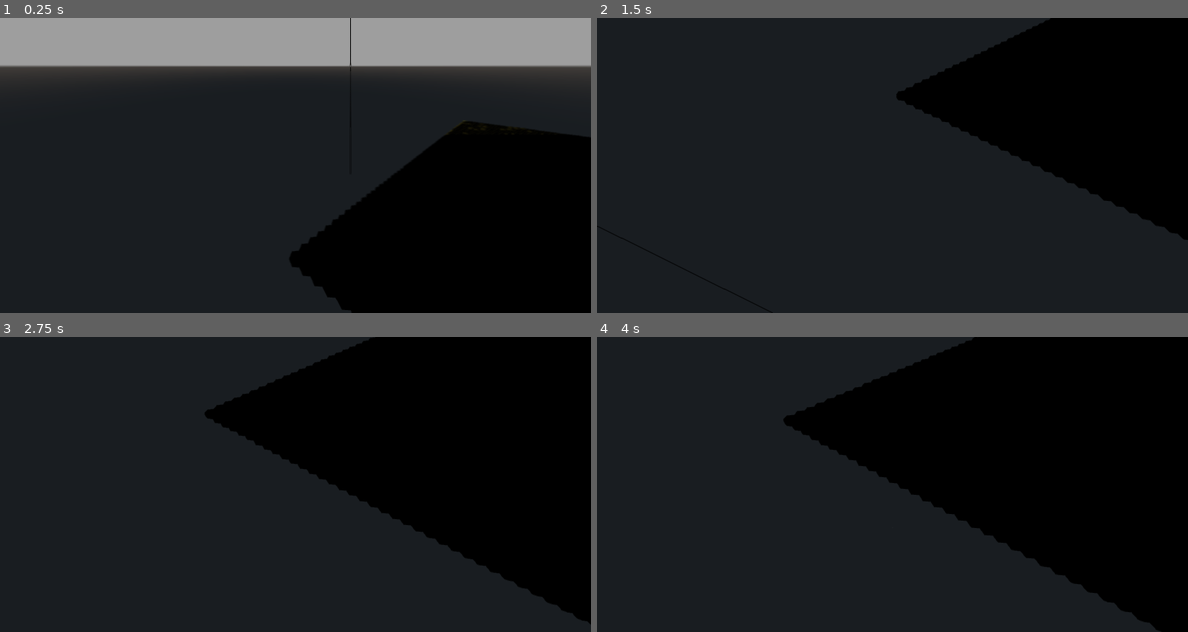
Above: before the commit, frames 1-4 (two rows, left to right).
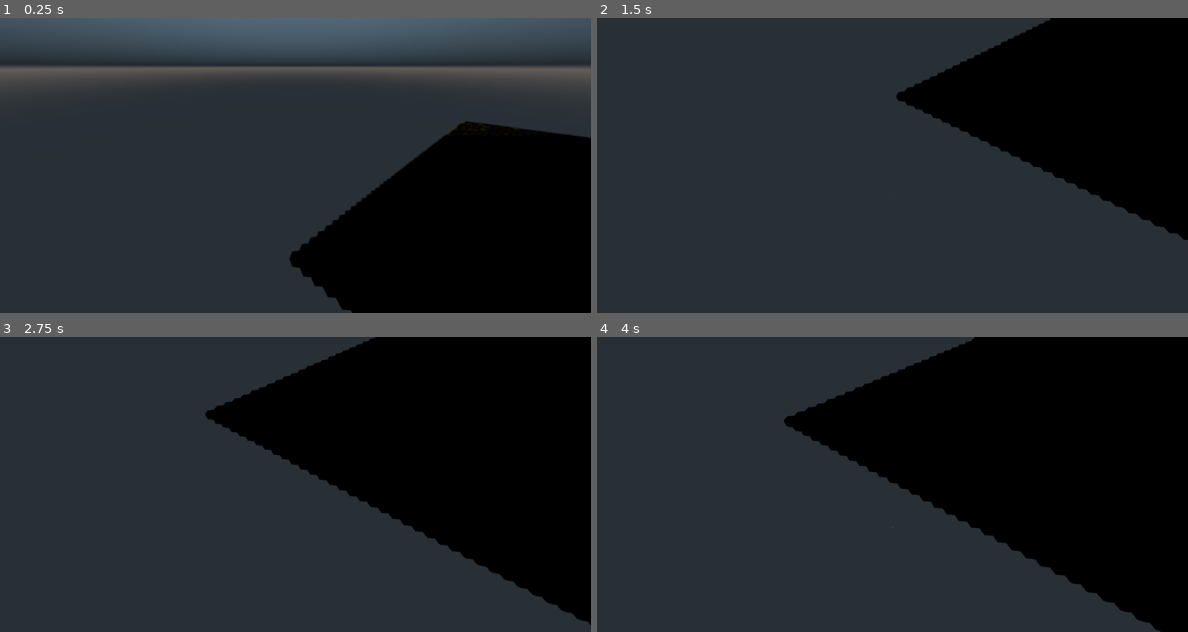
Above: after the commit, the same moments.

Repository: cloudziq/CIVI
Game: Godot game, scene res://data/class/MAP.tscn
Two runs of this game, one before a commit and one after it. Both use one fixed random seed, a clock stepped at 60 frames per second and the inputs below.
Inputs (mouse positions are in pixels of both pictures, inside the frame that each line leads up to):
- Up to frame 1 (0.25 s): no input
- Up to frame 2 (1.5 s): move the mouse to (1022, 150) at 0.52 s; hold S (move_D) 0.53-1.28 s; click (1022, 150) at 0.67 s; move the mouse to (774, 180) at 1.27 s; tap A (move_L) at 1.35 s; click (774, 180) at 1.42 s
- Up to frame 3 (2.75 s): tap Enter at 2 s; move the mouse to (354, 419) at 2.02 s; hold D (move_R) from 2.03 s (still down); click (354, 419) at 2.17 s
- Up to frame 4 (4 s): move the mouse to (862, 543) at 2.77 s; release D (move_R) at 2.78 s; tap W (move_U) at 2.85 s; click (862, 543) at 2.92 s; tap Space at 3.5 s; move the mouse to (1069, 528) at 3.52 s; hold Mouse wheel up (zoom+) from 3.53 s (still down); click (1069, 528) at 3.67 s

The runs differ from the first frame. In frame 1, 22% of the frame differs, in the area x 0-100%, y 0-100%; in frame 2, 0.3%; in frame 3, 0.1%; in frame 4, 0.2%.

Commit message:
hex highlighting raycast-based system

Diff:
--- a/data/class/Camera.gd
+++ b/data/class/Camera.gd
@@ -1,5 +1,4 @@
 extends Camera
-
 
 var move_speed_add := 0.0
 var zoom_speed     := 0.0
@@ -23,13 +22,18 @@
 var min_sd :=  60
 var max_sd :=  80
 
-
 var hex_radius    = 2.0
 var selected_hex  = null
 
-var immediate_geometry : ImmediateGeometry
+#  cały multimesh:
+var multimesh_instance_1 : MultiMeshInstance
+var multimesh_instance_2 : MultiMeshInstance
 
+# Zmienna na indeks wybranego hexa
+var selected_hex_index    := -1
+var selected_hex_instance :=  1
 
+##  Holders:
 var xx    : float
 
 
@@ -38,9 +42,10 @@
 
 
 func _ready() -> void:
-	immediate_geometry  = ImmediateGeometry.new()
-	add_child(immediate_geometry)
 	cam_mod()
+	multimesh_instance_1 = get_parent().terrain_data[0][1]
+	multimesh_instance_2 = get_parent().terrain_data[1][1]
+
 
 
 
@@ -77,7 +82,79 @@
 	if xx != target_sd:
 		$"%Sun".directional_shadow_max_distance = lerp(xx, target_sd, .6)
 
-	update_selected_hex()
+	# Sprawdzenie hexa pod kursorem
+	var new_hex_index_1 = get_hex_at_mouse(multimesh_instance_1)
+	var new_hex_index_2 = get_hex_at_mouse(multimesh_instance_2)
+
+	# Resetowanie koloru poprzedniego wybranego hexa
+	if selected_hex_index != -1:
+		if selected_hex_instance == 1:
+			multimesh_instance_1.multimesh.set_instance_color(selected_hex_index, Color(1, 1, 1))
+		elif selected_hex_instance == 2:
+			multimesh_instance_2.multimesh.set_instance_color(selected_hex_index, Color(1, 1, 1))
+
+	# Zmiana koloru nowego wybranego hexa
+	if new_hex_index_1 != -1:
+		multimesh_instance_1.multimesh.set_instance_color(new_hex_index_1, Color(.5, 1, .5))
+		selected_hex_instance = 1
+		selected_hex_index = new_hex_index_1
+	elif new_hex_index_2 != -1:
+		multimesh_instance_2.multimesh.set_instance_color(new_hex_index_2, Color(.5, 1, .5))
+		selected_hex_instance = 2
+		selected_hex_index = new_hex_index_2
+
+
+
+func get_hex_at_mouse(multimesh_instance: MultiMeshInstance):
+	var mouse_pos = get_viewport().get_mouse_position()
+	var from = project_ray_origin(mouse_pos)
+	var to = from + project_ray_normal(mouse_pos) * 100  # Promień w przestrzeni 3D
+
+	var hit_position = intersect_ray_with_plane(from, to)
+
+	if hit_position:
+		var hex_coords = world_to_hex(hit_position)
+		return get_hex_instance_index(hex_coords, multimesh_instance)
+
+	return -1
+
+
+# Oblicza pozycję promienia na płaszczyźnie
+func intersect_ray_with_plane(from, to):
+	var plane = Plane(Vector3(0, 1, 0), 0)  # Zakładając, że twoje heksy są na płaskiej powierzchni
+	var hit_position = plane.intersects_segment(from, to)
+
+	if hit_position != null:
+		if plane.has_point(hit_position):
+			return hit_position
+
+	return null
+
+
+
+
+
+func world_to_hex(pos: Vector3) -> Vector2:
+	var q = pos.x / (hex_radius * 3 * .5)  # Uwzględnia szerokość heksa w osi X
+	var r = (pos.z - (q * hex_radius * sqrt(3) * .5)) / (hex_radius * sqrt(3))  # Uwzględnia przesunięcie na osi Z
+
+	# Zaokrąglamy współrzędne q i r
+	var rounded_q = round(q)
+	var rounded_r = round(r)
+
+	return Vector2(rounded_q, rounded_r).rotated(33)
+
+
+
+
+# Funkcja, która zwraca indeks instancji MultiMesh na podstawie pozycji hexa
+func get_hex_instance_index(hex_pos: Vector2, multimesh_instance: MultiMeshInstance) -> int:
+	for i in range(multimesh_instance.multimesh.instance_count):
+		var instance_pos = multimesh_instance.multimesh.get_instance_transform(i).origin
+		var hex_from_instance = world_to_hex(instance_pos)
+		if hex_from_instance == hex_pos:
+			return i
+	return -1
 
 
 
@@ -110,7 +187,6 @@
 
 
 
-
 func cam_mod(move := 0.0) -> void:
 	var ratio      := (global_transform.origin.y - min_h) / (max_h - min_h)
 	zoom_speed      = clamp(zoom_speed + move, -def_zoom_speed, def_zoom_speed)
@@ -120,69 +196,3 @@
 	target_fov   = lerp(min_f,  max_f,  ratio)
 	target_dof   = lerp(min_d,  max_d,  ratio)
 	target_sd    = lerp(min_sd, max_sd, ratio)
-
-
-
-
-
-
-func update_selected_hex() -> void:
-	var viewport_size = get_viewport().size
-	var center_screen = viewport_size / 2  # Środek ekranu
-
-	# Rzutowanie promienia względem kamery ze środka ekranu w kierunku kursora
-	var from = project_ray_origin(center_screen)  # Start promienia w środku ekranu
-	var to = from + project_ray_normal(center_screen) * 100  # Kierunek promienia
-
-	# Rysowanie linii debugowej
-	draw_debug_line(from, to)
-
-	# Sprawdzanie przecięcia promienia z obiektami w świecie
-	var space_state = get_world().direct_space_state
-	var result = space_state.intersect_ray(from, to)
-
-	if result:
-		var hit_pos = result.position  # Pozycja przecięcia promienia z obiektem
-		var hex_coords = world_to_hex(hit_pos)  # Zamiana pozycji na współrzędne heksagonalne
-		selected_hex = hex_coords
-#		print("Heks na współrzędnych: ", hex_coords)
-	else:
-		selected_hex = null
-#		print("Kursor nie jest nad żadnym heksem.")
-
-func draw_debug_line(from, to) -> void:
-	immediate_geometry.clear()
-	immediate_geometry.begin(Mesh.PRIMITIVE_LINES, null)
-	immediate_geometry.set_color(Color(1, 0, 0))  # Czerwony kolor
-	immediate_geometry.add_vertex(from)  # Start linii w pozycji kamery
-	immediate_geometry.add_vertex(to)    # Koniec linii w kierunku kursora
-	immediate_geometry.end()
-
-# Funkcja przeliczająca współrzędne świata na współrzędne heksagonalne
-func world_to_hex(world_pos: Vector3) -> Vector3:
-	var q = (world_pos.x * sqrt(3)/3 - world_pos.z / 3) / hex_radius
-	var r = world_pos.z * 2/3 / hex_radius
-	return cube_round(q, r)
-
-# Zaokrąglanie współrzędnych heksagonalnych do najbliższego heksa
-func cube_round(q, r) -> Vector3:
-	var x = q
-	var z = r
-	var y = -x - z
-
-	var rx = round(x)
-	var ry = round(y)
-	var rz = round(z)
-
-	var x_diff = abs(rx - x)
-	var y_diff = abs(ry - y)
-	var z_diff = abs(rz - z)
-
-	if x_diff > y_diff and x_diff > z_diff:
-		rx = -ry - rz
-	elif y_diff > z_diff:
-		ry = -rx - rz
-	else:
-		rz = -rx - ry
-
-	return Vector3(rx, ry, rz)
--- a/data/class/DayNightLightCycle.gd
+++ b/data/class/DayNightLightCycle.gd
@@ -7,7 +7,7 @@
 
 var sun_min_h    :=   0.0
 var sun_max_h    := -20.0
-var moon_min_h   :=  -0.0
+var moon_min_h   := -15.0
 var moon_max_h   := -60.0
 
 var start_pos    := 220.0
@@ -53,14 +53,14 @@
 
 func update_sun(progress):
 	var sun_color     : Color
-	var current_dist = lerp(start_pos, end_pos, progress) * rotation_dir
+	var current_dist  = lerp(start_pos, end_pos, progress) * rotation_dir
 
 	var angle_x : float = sun_min_h + (sun_max_h - sun_min_h) * sin(progress * PI)
 	sun.rotation_degrees = Vector3(angle_x, current_dist, 0)
 
 	if progress <= .33:
-		moon.light_energy = 0
-		sun_color = sun_color_evening.linear_interpolate(sun_color_day, progress / 0.33)
+		moon.light_energy = lerp(.1, 0, (progress / .33))
+		sun_color = sun_color_evening.linear_interpolate(sun_color_day, progress / .33)
 		sun.light_energy = lerp(.4, .8, progress / .33)
 		env.environment.ambient_light_energy = lerp(.3, .8, progress / .33)
 	elif progress <= .66:
@@ -69,8 +69,8 @@
 		env.environment.ambient_light_energy = .8
 	else:
 		sun_color = sun_color_day.linear_interpolate(sun_color_evening, (progress - .66) / .33)
-		sun.light_energy = lerp(0.8, 0, (progress - .66) / .33)
-		env.environment.ambient_light_energy = lerp(0.8, 0.4, (progress - .66) / .33)
+		sun.light_energy = lerp(.8, .2, (progress - .66) / .33)
+		env.environment.ambient_light_energy = lerp(.8, .4, (progress - .66) / .33)
 
 	sun.light_color = sun_color
 	env.environment.ambient_light_color = sun_color
@@ -80,13 +80,14 @@
 
 
 func update_moon(progress) -> void:
-	var moon_color : Color
-	var current_dist = lerp(start_pos, end_pos, progress) * rotation_dir
+	var moon_color    : Color
+	var current_dist  = lerp(start_pos, end_pos, progress) * rotation_dir
 
 	var angle_x : float = moon_min_h + (moon_max_h - moon_min_h) * sin(progress * PI)
 	moon.rotation_degrees = Vector3(angle_x, current_dist, 0)
 
 	if progress <= .33:
+		sun.light_energy = lerp(.2, .0, (progress / .33))
 		moon_color = moon_color_near_day.linear_interpolate(moon_color_night, progress / 0.33)
 		moon.light_energy = lerp(0.1, 0.25, progress / 0.33)
 		env.environment.ambient_light_energy = lerp(.4, .1, progress / .33)
@@ -96,7 +97,7 @@
 		env.environment.ambient_light_energy = 0.1
 	else:
 		moon_color = moon_color_night.linear_interpolate(moon_color_near_day, (progress - 0.66) / 0.33)
-		moon.light_energy = lerp(0.25, 0.0, (progress - 0.66) / 0.33)
+		moon.light_energy = lerp(0.25, 0.1, (progress - 0.66) / 0.33)
 		env.environment.ambient_light_energy = lerp(0.1, 0.3, (progress - .66) / .33)
 
 	moon.light_color = moon_color
--- a/data/class/MAP.gd
+++ b/data/class/MAP.gd
@@ -39,7 +39,7 @@
 			var random_rotation = deg2rad(randi() % 6 * 60)
 			transform.basis = Basis(Vector3(0, 1, 0), random_rotation)
 
-			if randf() < 0.2:
+			if randf() < 0.12:
 				map_data.append({"type": "hill", "transform": transform})
 			else:
 				map_data.append({"type": "flat", "transform": transform})
@@ -56,18 +56,19 @@
 #	var material_hill  = SpatialMaterial.new()
 
 	#  flat01 mat:
-	material_flat.albedo_color = Color(0.7, 1, 0.6)
-	material_flat.roughness = .9
-	material_flat.metallic = .2
+	material_flat.albedo_color                = Color(0.7, 1, 0.6)
+	material_flat.roughness                   = .9
+	material_flat.metallic                    = 0.0
+	material_flat.vertex_color_use_as_albedo  = true
 
 #	#  hill01 mat:
 #	material_hill.set_shader_param("albedo_color", Color(0.6, 1, 0.3))
 #	material_hill.set_shader_param("roughness", .9)
 #	material_hill.set_shader_param("metallic", .2)
+#	material_hill.vertex_color_use_as_albedo  = true
 
 	var flat_count = 0
 	var hill_count = 0
-
 	for tile in map_data:
 		if tile["type"] == "flat":
 			flat_count += 1
@@ -78,16 +79,20 @@
 	terrain_data[0][1].multimesh       = MultiMesh.new()
 	terrain_data[0][1].multimesh.mesh  = load("res://data/models/map/tile/flat01.obj")
 	terrain_data[0][1].multimesh.transform_format  = MultiMesh.TRANSFORM_3D
+	terrain_data[0][1].multimesh.color_format      = MultiMesh.COLOR_FLOAT
+	terrain_data[0][1].material_override           = material_flat
 	terrain_data[0][1].multimesh.instance_count    = flat_count
-	terrain_data[0][1].material_override           = material_flat
+	terrain_data[0][1].generate_lightmap           = false
 #	terrain_data[0][1].scale           = Vector3(10, 10, 10)
 
 	#  hill01:
 	terrain_data[1][1].multimesh       = MultiMesh.new()
 	terrain_data[1][1].multimesh.mesh  = load("res://data/models/map/tile/hill01.obj")
 	terrain_data[1][1].multimesh.transform_format  = MultiMesh.TRANSFORM_3D
+	terrain_data[1][1].multimesh.color_format      = MultiMesh.COLOR_FLOAT
+	terrain_data[1][1].material_override           = material_flat
 	terrain_data[1][1].multimesh.instance_count    = hill_count
-	terrain_data[1][1].material_override           = material_flat
+	terrain_data[1][1].generate_lightmap           = false
 #	terrain_data[1][1].scale           = Vector3(10, 10, 10)
 
 	var i_flat = 0
@@ -108,8 +113,7 @@
 
 
 
-
-func hex_to_world(r, q) -> Vector3:
-	var x = hex_size * 3 * .5 * q
-	var z = hex_size * sqrt(3) * (r + q * .5)
+func hex_to_world(xx:int, yy:int) -> Vector3:
+	var x = hex_size * 3 * .5 * yy
+	var z = hex_size * sqrt(3) * (xx + yy * .5)
 	return Vector3(x, 0, z)
--- a/data/class/MAP.tscn
+++ b/data/class/MAP.tscn
@@ -9,6 +9,16 @@
 metallic = 0.2
 metallic_specular = 1.0
 roughness = 0.24
+
+[sub_resource type="SpatialMaterial" id=2]
+
+[sub_resource type="PrismMesh" id=3]
+material = SubResource( 2 )
+
+[sub_resource type="MultiMesh" id=4]
+instance_count = 2
+mesh = SubResource( 3 )
+transform_2d_array = PoolVector2Array( 1, 0, 0, 1, 0, 0, 1, 0, 0, 1, 0, 0 )
 
 [node name="MAP" type="Spatial"]
 script = ExtResource( 3 )
@@ -58,3 +68,7 @@
 radial_segments = 20
 rings = 20
 material = SubResource( 1 )
+
+[node name="MultiMeshInstance" type="MultiMeshInstance" parent="."]
+visible = false
+multimesh = SubResource( 4 )
--- a/def_env.tres
+++ b/def_env.tres
@@ -2,16 +2,16 @@
 
 [sub_resource type="ProceduralSky" id=1]
 radiance_size = 1
-sky_top_color = Color( 0.647059, 0.819608, 0.839216, 1 )
+sky_top_color = Color( 0.435294, 0.545098, 0.623529, 1 )
+sky_horizon_color = Color( 0.113725, 0.137255, 0.156863, 1 )
 sky_curve = 0.18
-sky_energy = 64.0
+texture_size = 1
 
 [resource]
 background_mode = 2
 background_sky = SubResource( 1 )
 background_color = Color( 0.0431373, 0.521569, 1, 1 )
-background_energy = 0.62
-ambient_light_sky_contribution = 0.62
+ambient_light_sky_contribution = 0.8
 fog_enabled = true
 fog_color = Color( 0.219608, 0.219608, 0.219608, 1 )
 fog_depth_begin = 26.7
--- a/project.godot
+++ b/project.godot
@@ -32,7 +32,8 @@
 window/size/height=480
 window/size/always_on_top=true
 window/vsync/use_vsync=false
-window/stretch/mode="2d"
+window/stretch/mode="viewport"
+window/stretch/aspect="expand"
 
 [gui]
 
Not shown: 1 places in data/class/MAP.tscn that only renumber resources
